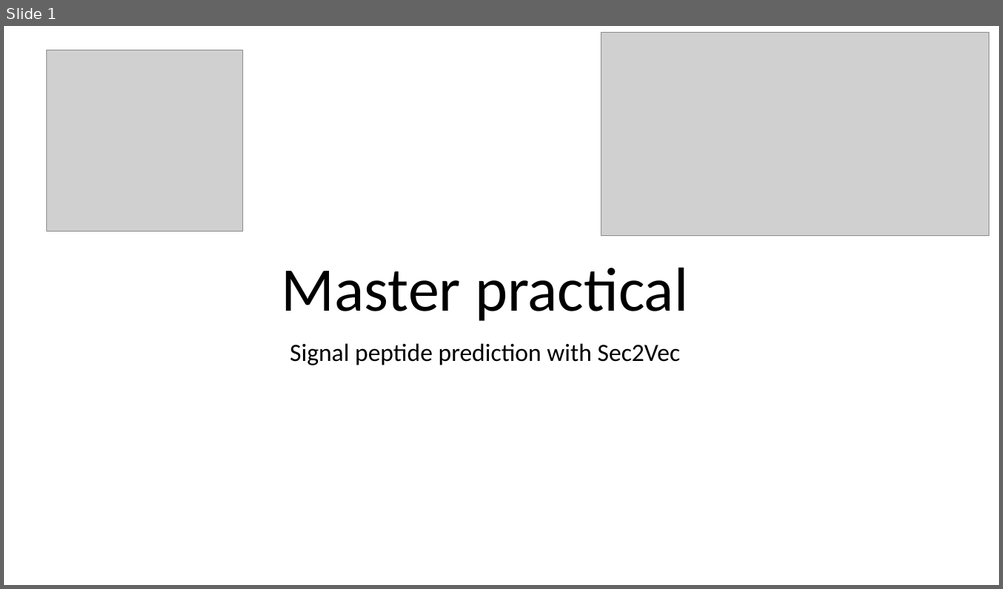
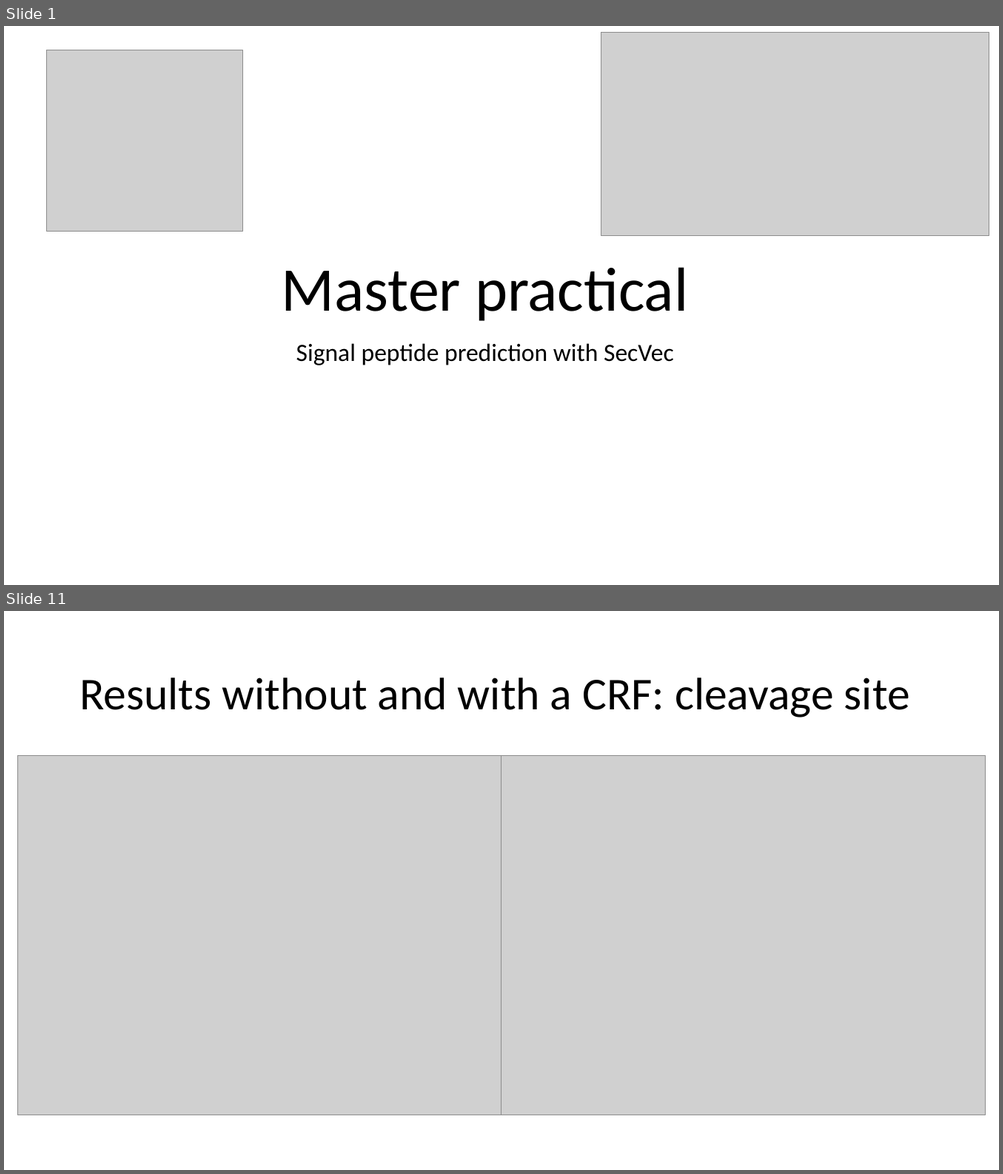
Before and after one commit to tomthun/Masterpraktikum, a slide deck: Presentation&Manuscript/PresentationMasterpractical.pptx. Shown one above the other, each under a label of ours: slide 1 before the commit, slides 1 and 11 after it; the slides between them are not shown. The pictures are 1003x589 and 1003x1174 pixels, drawn with LibreOffice and Linux fonts; fonts in the diff are those of the drawing; grey boxes stand for pictures. Boxes give left, top, right and bottom in pixels: in the first picture for what was removed or moved away, otherwise in the second. Text is boxed around its words. In the diff, an @@ line names an element or a change of style, - is before the commit and + after.

```diff
--- a/Presentation&Manuscript/PresentationMasterpractical.pptx
+++ b/Presentation&Manuscript/PresentationMasterpractical.pptx
@@ slide 11 added at bbox=[4, 611, 999, 1170], background #FFFFFF @@
@@ title added at bbox=[79, 678, 910, 718], 44 pt, text #000000 @@
+Results without and with a CRF: cleavage site
@@ picture added at bbox=[17, 756, 501, 1116] @@
@@ picture added at bbox=[502, 756, 985, 1116] @@
@@ slide 1 changed as well @@
@@ subtitle at bbox=[296, 343, 674, 366]: text changed @@
-Signal peptide prediction with Sec2Vec
+Signal peptide prediction with SecVec
```
Also in this commit, not shown: 9 other slides added, 5 other files.
